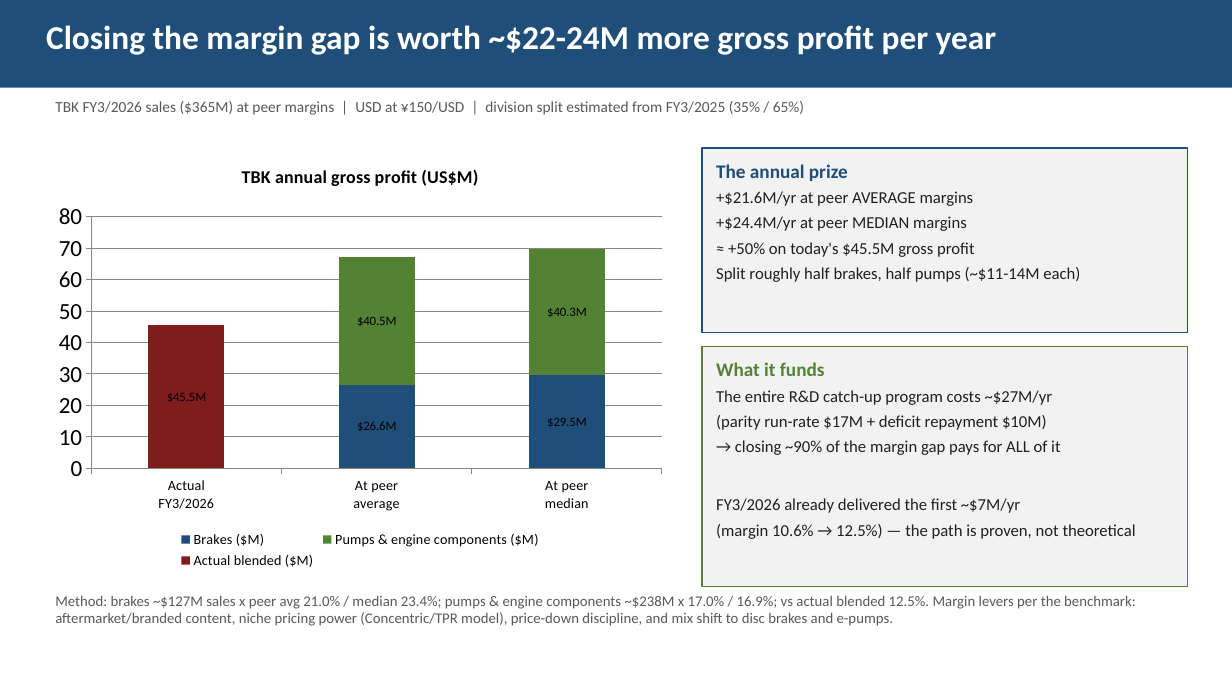
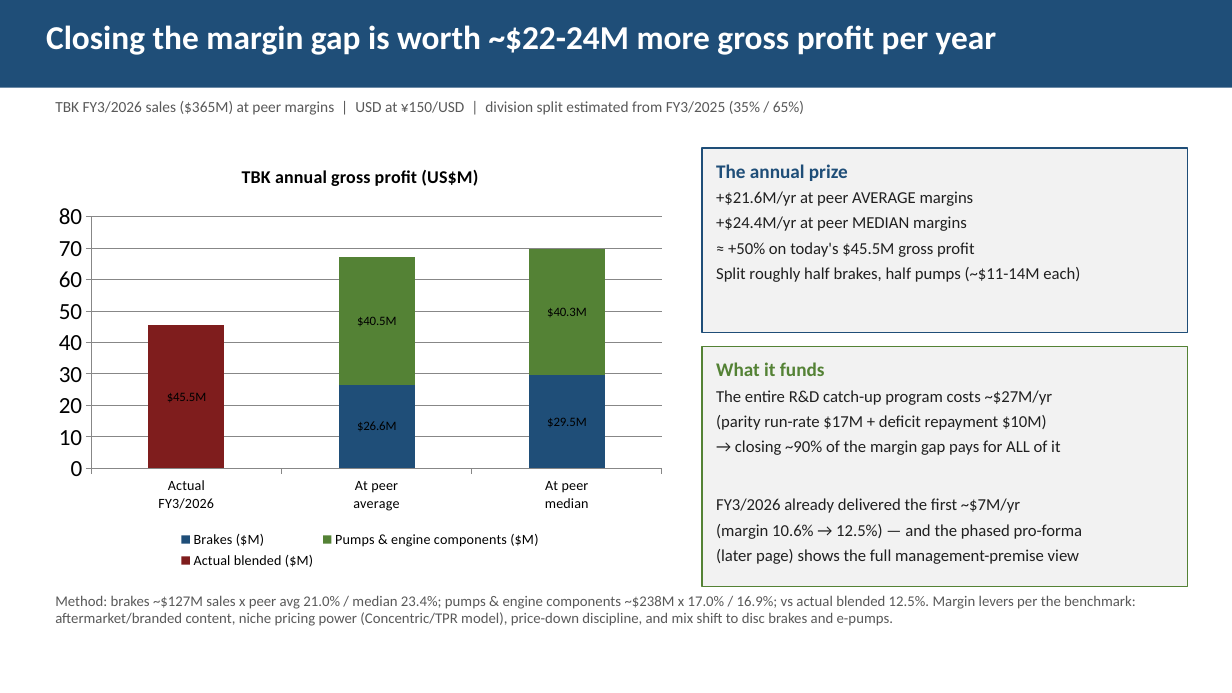
Before and after one commit to charette-lab/Claude, a slide deck: slide 10 of TBK_rd_gap_slides.pptx. Drawn at 1232x693 pixels with LibreOffice and Linux fonts; fonts in the diff are those of the drawing. Boxes give left, top, right and bottom in pixels: in the first picture for what was removed or moved away, otherwise in the second. Text is boxed around its words. In the diff, an @@ line names an element or a change of style, - is before the commit and + after.

```diff
--- a/TBK_rd_gap_slides.pptx
+++ b/TBK_rd_gap_slides.pptx
@@ text in rectangle at [716,524,1083,564]: text changed @@
-(margin 10.6% → 12.5%) — the path is proven, not theoretical
+(margin 10.6% → 12.5%) — and the phased pro-forma
+(later page) shows the full management-premise view
```
Also in this commit, not shown: 7 other slides changed, 1 other file.
